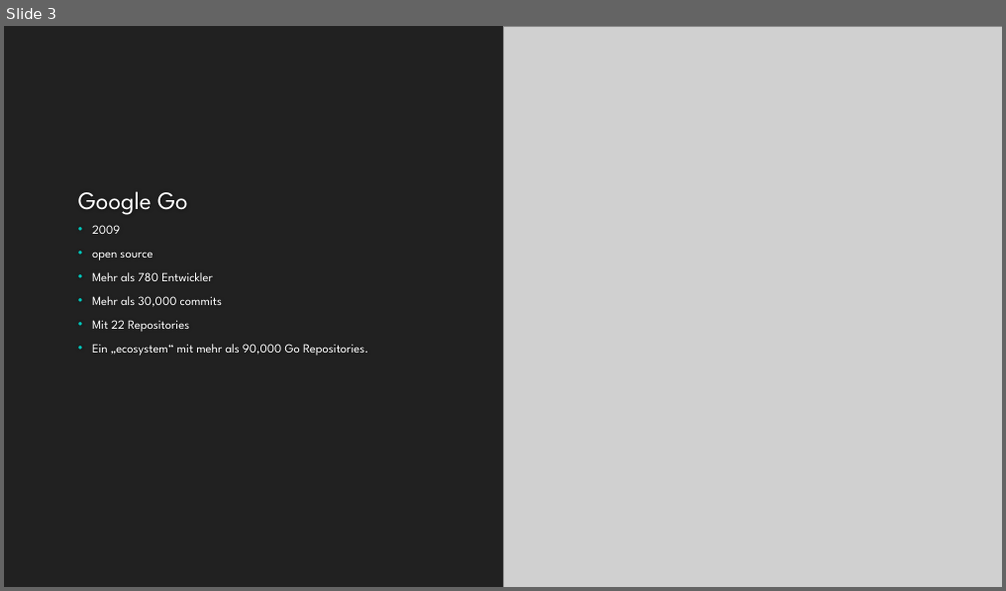
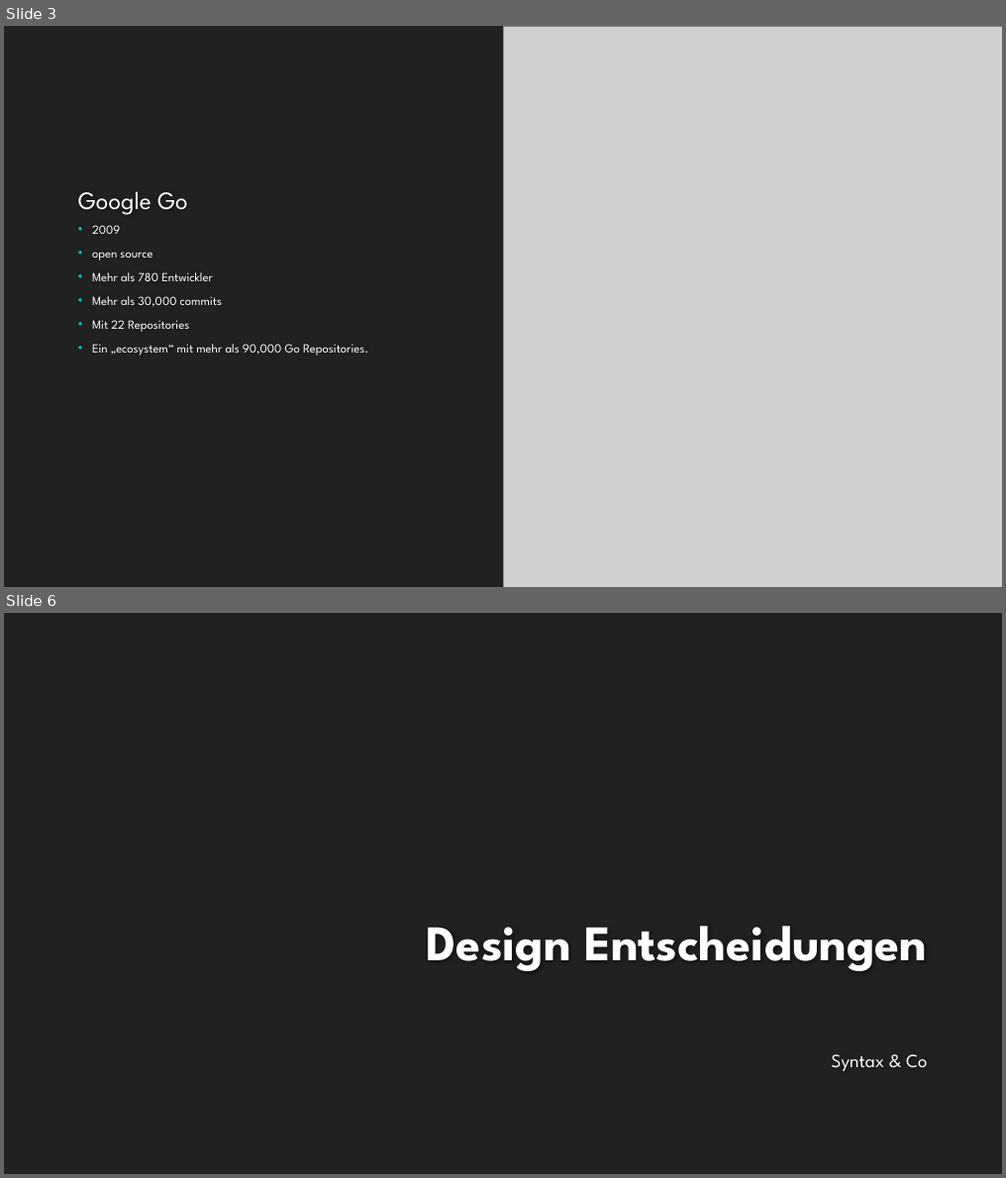
Before and after one commit to informatik-mannheim/iws_golang, a slide deck: presentation/Golang.pptx. Shown one above the other, each under a label of ours: slide 3 before the commit, slides 3 and 6 after it; the slides between them are not shown. The pictures are 1006x591 and 1006x1178 pixels, drawn with LibreOffice and Linux fonts; fonts in the diff are those of the drawing; grey boxes stand for pictures; background and template pictures are left out. Boxes give left, top, right and bottom in pixels: in the first picture for what was removed or moved away, otherwise in the second. Text is boxed around its words. In the diff, an @@ line names an element or a change of style, - is before the commit and + after.

```diff
--- a/presentation/Golang.pptx
+++ b/presentation/Golang.pptx
@@ slide 6 added at (4, 613, 1002, 1174), background #212121 @@
@@ title added at (427, 926, 927, 971), 48 pt, text #FEFEFE, bold @@
+Design Entscheidungen
@@ text added at (832, 1055, 927, 1071), 18 pt, text #FFFFFF @@
+Syntax & Co
```
Also in this commit, not shown: 3 slides changed, 10 other slides added.
